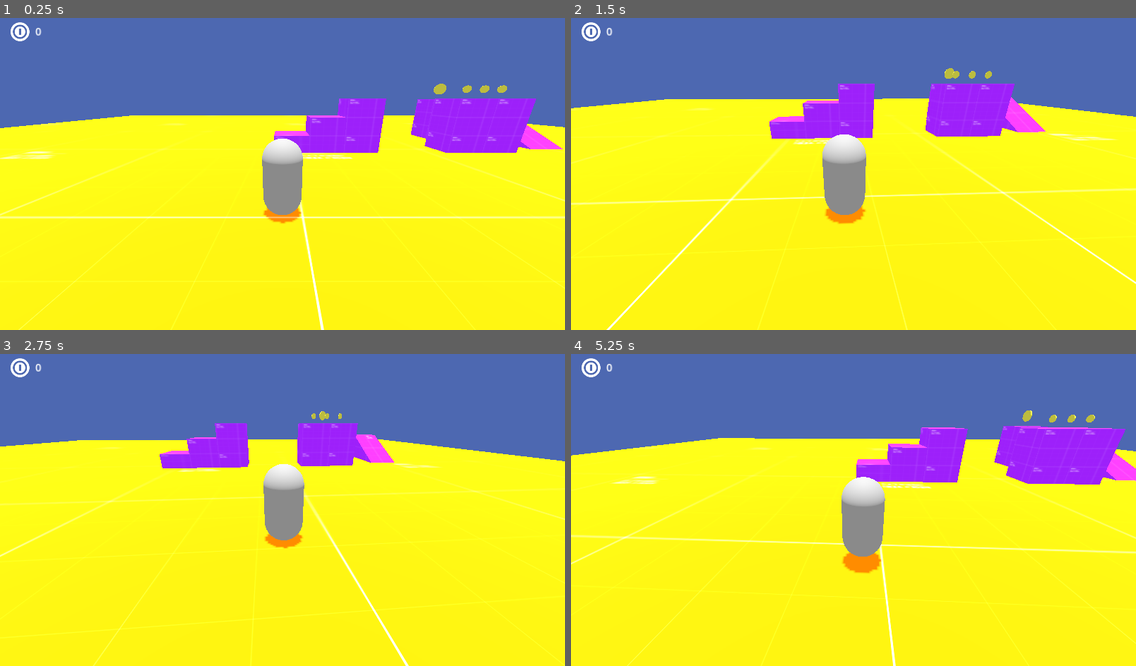
Above: before the commit, frames 1-4 (two rows, left to right).
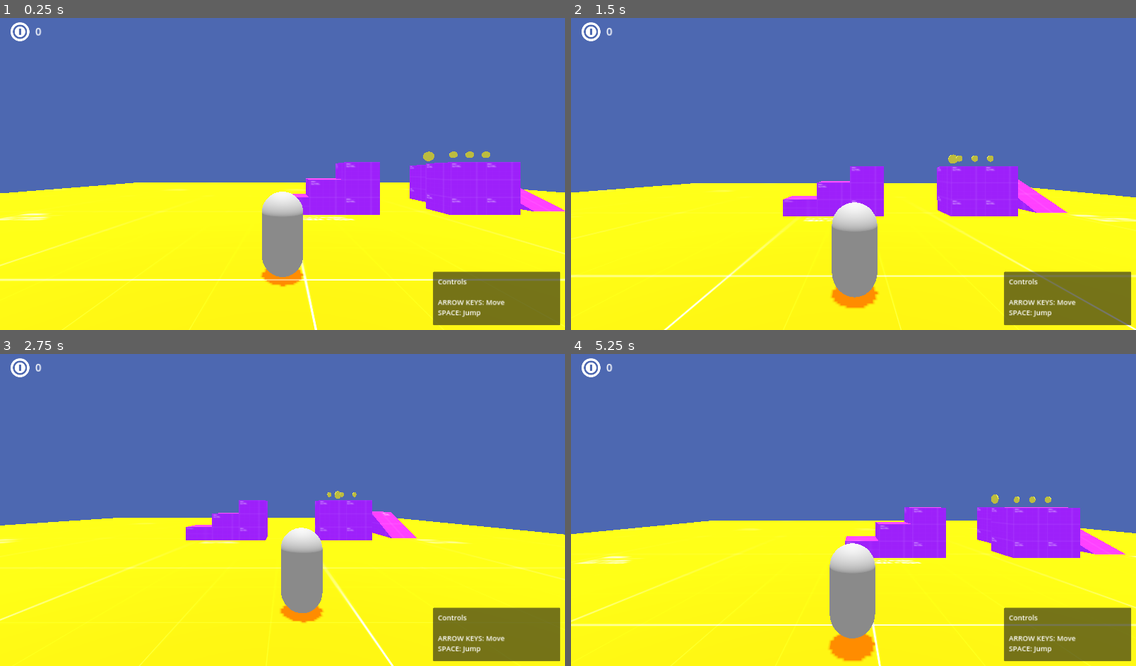
Above: after the commit, the same moments.

Repository: JakeMa5/3d-platformer-template
Game: Godot game, scene res://scenes/level_scene.tscn
Same seed, same stepped clock (60 frames per second), same inputs: the game is played once before the commit and once after it.
Inputs (mouse positions are in pixels of both pictures, inside the frame that each line leads up to):
- Up to frame 1 (0.25 s): no input
- Up to frame 2 (1.5 s): tap Enter (ui_accept) at 0.5, 0.77 s; move the mouse to (977, 155) at 0.52 s; hold Right (ui_right) 0.53-1.28 s; hold F 0.53-1.28 s; click (977, 155) at 0.67 s; move the mouse to (740, 186) at 1.27 s; hold Down (ui_down) from 1.28 s (still down); tap Q at 1.35 s
- Up to frame 3 (2.75 s): tap Enter (ui_accept) at 1.52 s; move the mouse to (339, 438) at 2.02 s; release Down (ui_down) at 2.03 s; hold Right (ui_right) from 2.03 s (still down); tap Space at 2.1 s
- Up to frame 4 (5.25 s): move the mouse to (825, 569) at 2.77 s; release Right (ui_right) at 2.78 s; hold Up (ui_up) 2.78-3.53 s; tap F at 2.85 s; click (825, 569) at 2.92 s; tap Enter (ui_accept) at 3.02, 3.77, 4.52 s; move the mouse to (1023, 553) at 3.52 s; hold Q 3.53-4.28 s; hold Left (ui_left) 3.53-5.03 s; move the mouse to (684, 460) at 4.27 s; tap Space at 4.35 s; move the mouse to (881, 506) at 5.02 s; hold Down (ui_down) from 5.03 s (still down); hold F from 5.03 s (still down); click (881, 506) at 5.17 s

The runs differ from the first frame. In frame 1, 35% of the frame differs, in the area x 0-100%, y 21-100%; in frame 2, 40%; in frame 3, 36%; in frame 4, 40%, in the area x 0-100%, y 18-100%.

Commit message:
Add demo window

Diff:
--- a/scenes/level_scene.tscn
+++ b/scenes/level_scene.tscn
@@ -57,12 +57,12 @@
 shadow_enabled = true
 
 [node name="PhantomCamera3D" type="Node3D" parent="Environment" node_paths=PackedStringArray("follow_target", "look_at_target")]
-transform = Transform3D(1, 0, 0, 0, 0.936627, 0.350327, 0, -0.350327, 0.936627, -0.526772, 2.85033, 12.6906)
+transform = Transform3D(1, 0, 0, 0, 0.999998, 0.000866855, 0, -0.000866855, 0.999998, -0.526772, 2.50087, 12.754)
 script = ExtResource("3_hu4fy")
 priority = 1
 follow_mode = 6
 follow_target = NodePath("../../Player")
-look_at_mode = 2
+look_at_mode = 1
 look_at_target = NodePath("../../Player")
 tween_resource = SubResource("Resource_2t1x1")
 follow_offset = Vector3(0, 1.5, 4)
@@ -70,7 +70,7 @@
 look_at_damping = true
 
 [node name="Camera3D" type="Camera3D" parent="Environment"]
-transform = Transform3D(1, 0, 0, 0, 0.936627, 0.350327, 0, -0.350327, 0.936627, -0.526772, 2.85033, 12.6906)
+transform = Transform3D(1, 0, 0, 0, 1, 0.000866856, 0, -0.000866856, 1, -0.526772, 2.50087, 12.754)
 
 [node name="PhantomCameraHost" type="Node" parent="Environment/Camera3D"]
 process_priority = 300
@@ -291,6 +291,27 @@
 layout_mode = 2
 player = NodePath("../../../Player")
 
+[node name="PanelContainer" type="PanelContainer" parent="Hud/MarginContainer"]
+layout_mode = 2
+size_flags_horizontal = 8
+size_flags_vertical = 8
+
+[node name="MarginContainer" type="MarginContainer" parent="Hud/MarginContainer/PanelContainer"]
+layout_mode = 2
+theme_override_constants/margin_left = 16
+theme_override_constants/margin_top = 16
+theme_override_constants/margin_right = 16
+theme_override_constants/margin_bottom = 16
+
+[node name="RichTextLabel" type="RichTextLabel" parent="Hud/MarginContainer/PanelContainer/MarginContainer"]
+custom_minimum_size = Vector2(400, 150)
+layout_mode = 2
+theme_override_font_sizes/normal_font_size = 24
+text = "Controls
+
+ARROW KEYS: Move
+SPACE: Jump"
+
 [node name="LevelBounds" type="StaticBody3D" parent="."]
 
 [node name="FloorCollider" type="CollisionShape3D" parent="LevelBounds"]
Not shown, added: export_presets.cfg
